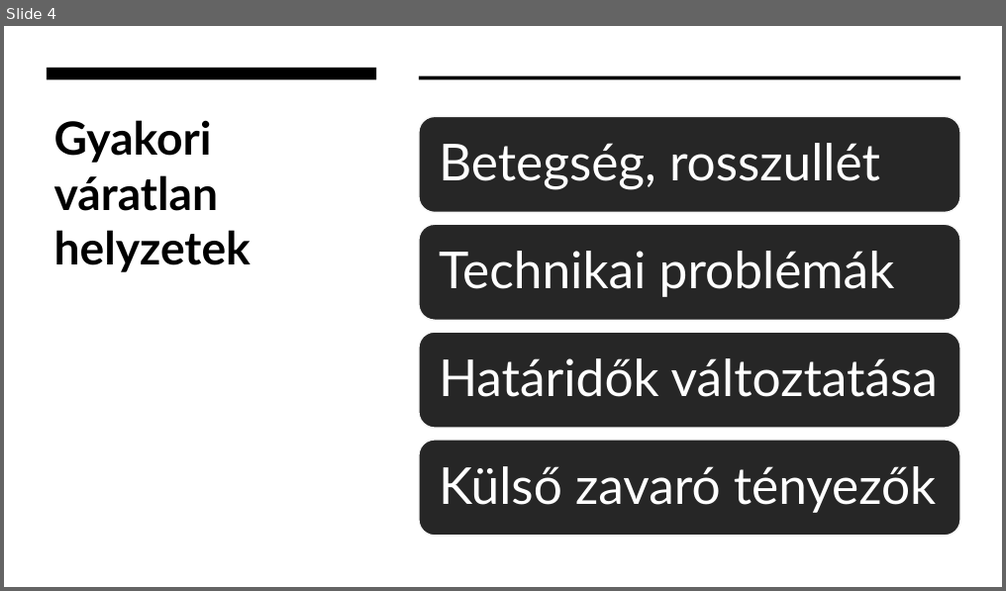
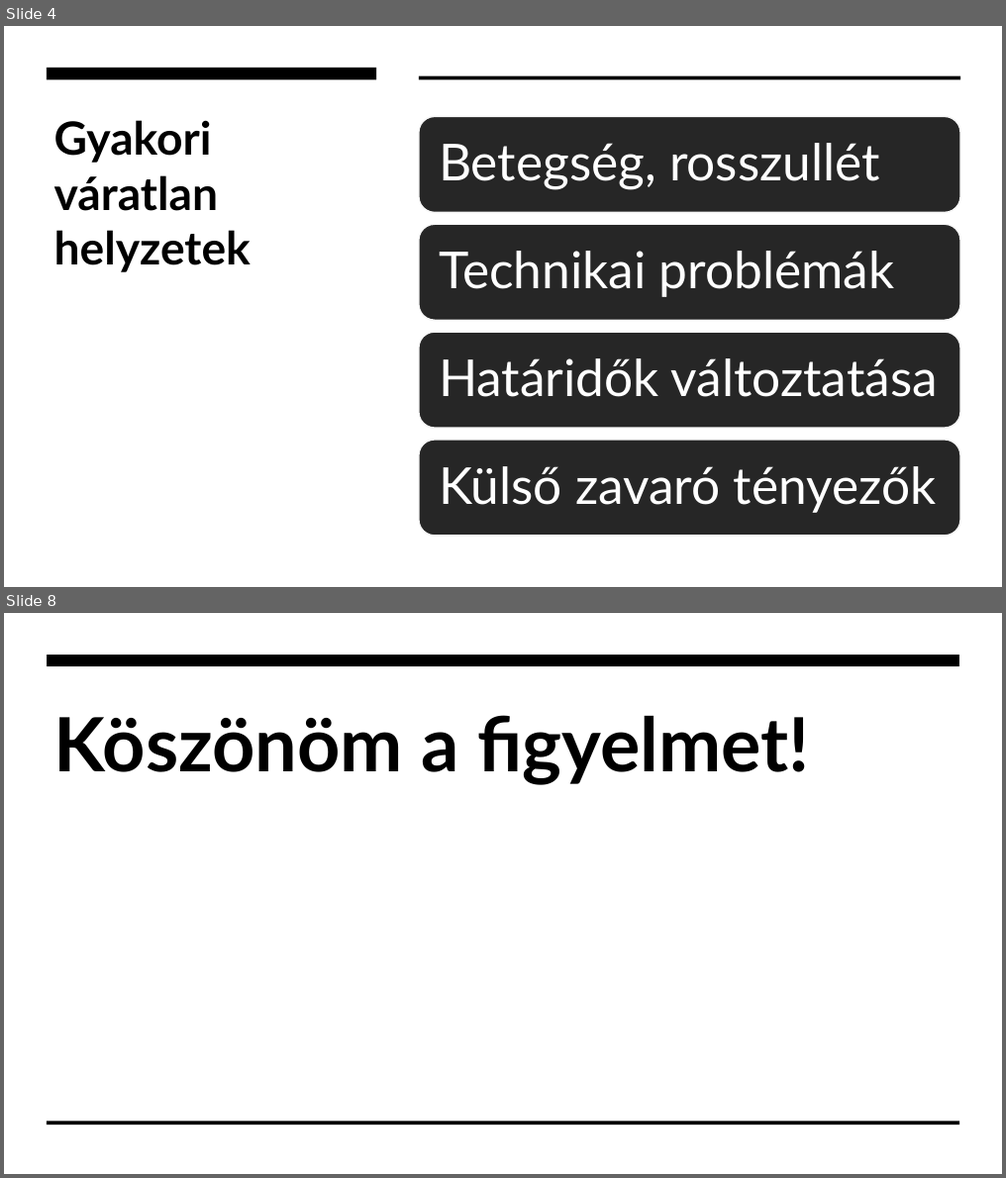
Before and after one commit to Maho-Yoshino/School_Notes, a slide deck: 2025-2026/IKT/varatlan_helyzet.pptx. Shown one above the other, each under a label of ours: slide 4 before the commit, slides 4 and 8 after it; the slides between them are not shown. The pictures are 1006x591 and 1006x1178 pixels, drawn with LibreOffice and Linux fonts; fonts in the diff are those of the drawing. Boxes give left, top, right and bottom in pixels: in the first picture for what was removed or moved away, otherwise in the second. Text is boxed around its words. In the diff, an @@ line names an element or a change of style, - is before the commit and + after.

```diff
--- a/2025-2026/IKT/varatlan_helyzet.pptx
+++ b/2025-2026/IKT/varatlan_helyzet.pptx
@@ slide 8 added at (x1=4, y1=613, x2=1002, y2=1174), background #FFFFFF @@
@@ freeform shape added at (x1=47, y1=655, x2=960, y2=666), fill #000000 @@
@@ title added at (x1=54, y1=715, x2=810, y2=785), 72 pt, text #000000, bold @@
+Köszönöm a figyelmet!
@@ freeform shape added at (x1=47, y1=1121, x2=960, y2=1125), fill #000000 @@
```
Also in this commit, not shown: 3 other slides added, 1 slide removed, 9 other files.
